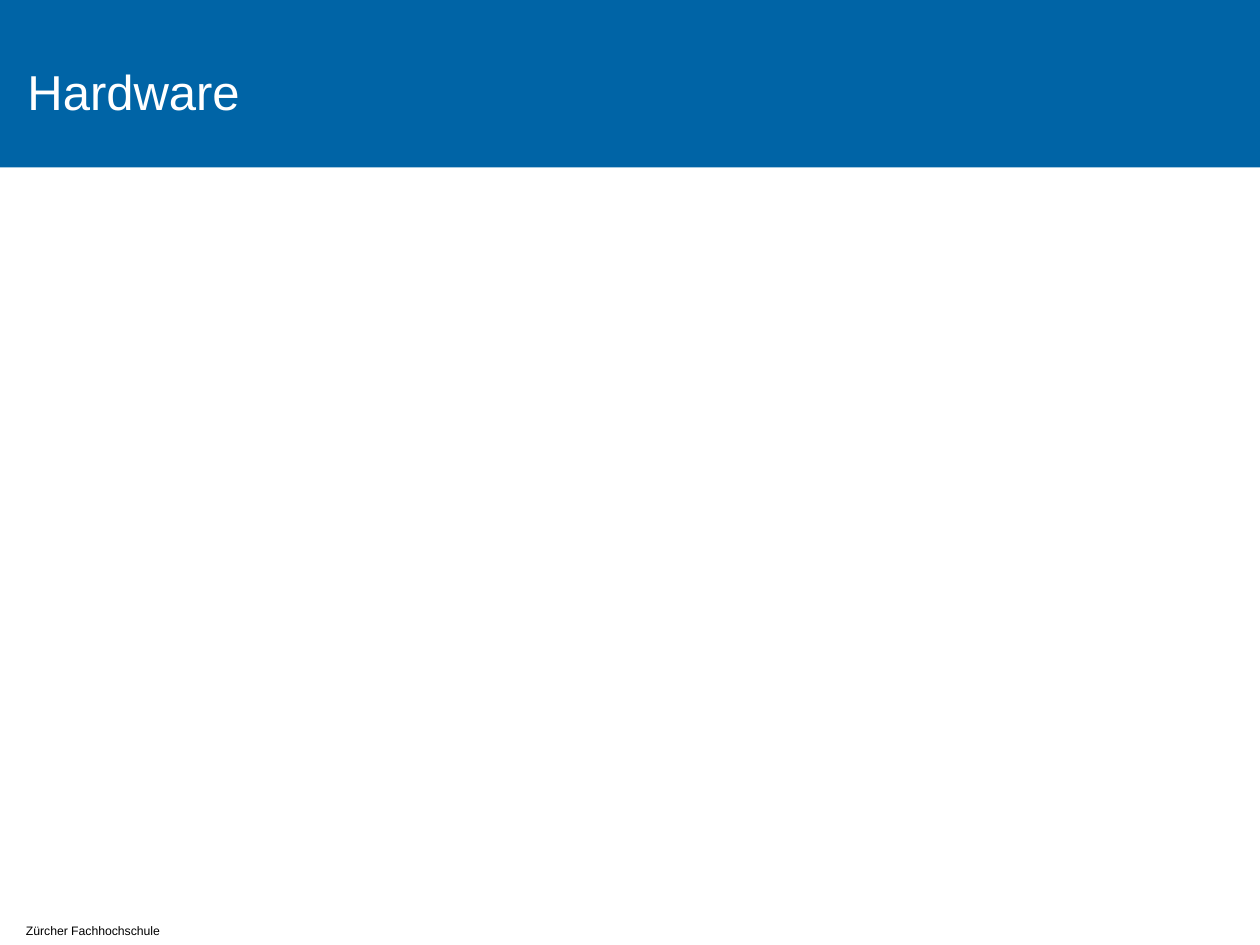
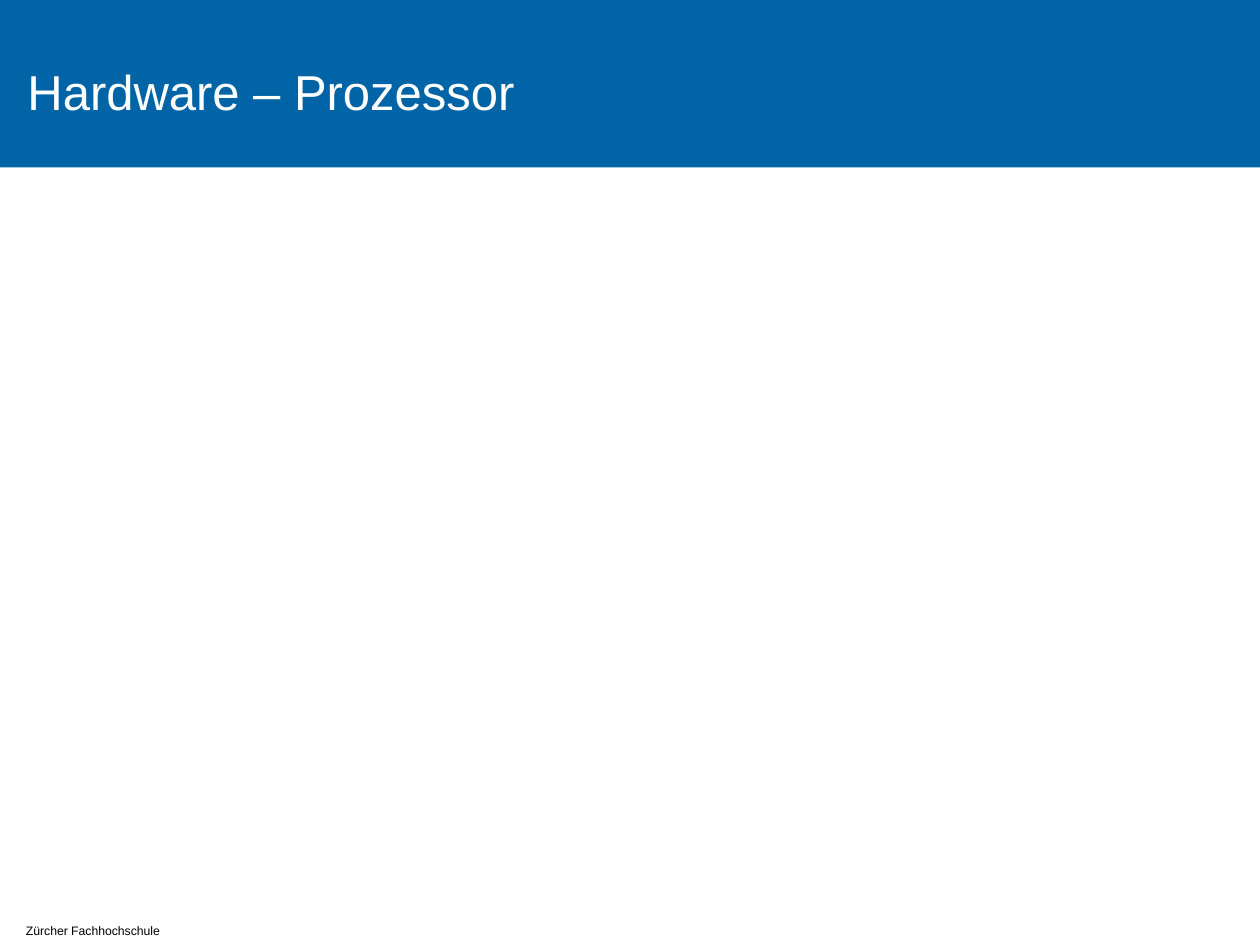
Before and after one commit to tokeller/WeKeBA, a slide deck: slide 11 of 9001_Praesentation/Praesentation.pptx (slide 5 before the commit). Drawn at 1260x945 pixels with LibreOffice and Linux fonts; fonts in the diff are those of the drawing; background and template pictures are left out. Boxes give left, top, right and bottom in pixels: in the first picture for what was removed or moved away, otherwise in the second. Text is boxed around its words. In the diff, an @@ line names an element or a change of style, - is before the commit and + after.

```diff
--- a/9001_Praesentation/Praesentation.pptx
+++ b/9001_Praesentation/Praesentation.pptx
@@ title at box(27, 74, 514, 111): text changed @@
-Hardware
+Hardware – Prozessor
```
Also in this commit, not shown: 1 other slide changed, 13 slides added, 2 slides removed, 3 other files.
